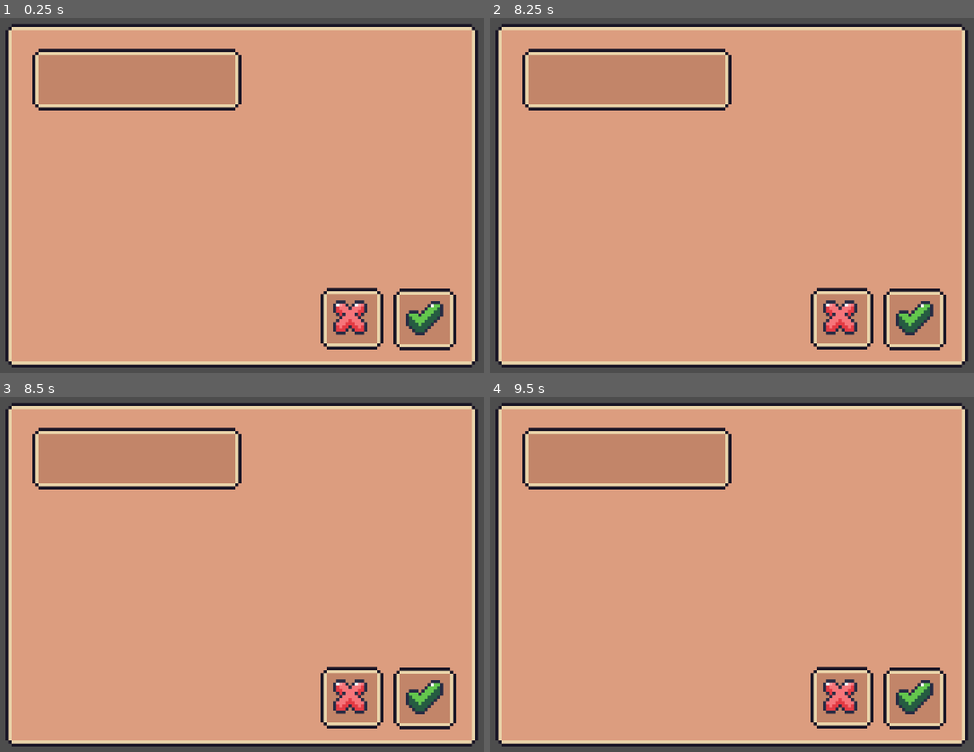
Above: before the commit, frames 1-4 (two rows, left to right).
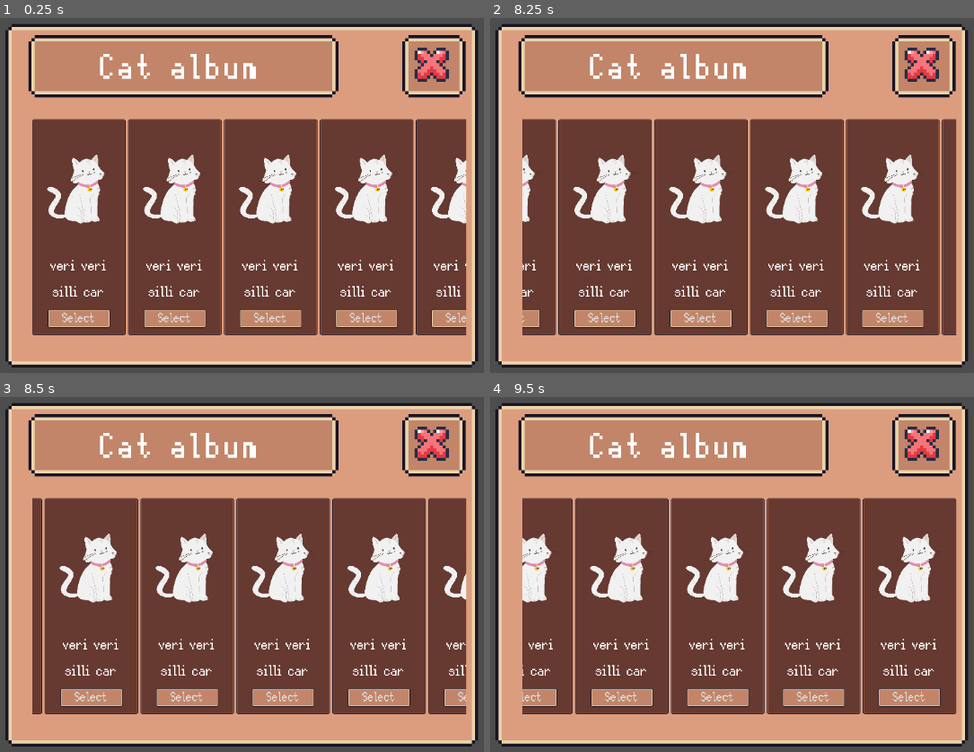
Above: after the commit, the same moments.

Repository: Mikihero/cozy-cat-resort
Game: Godot game, scene res://Scenes/cat_album.tscn
Two runs of this game, one before a commit and one after it. Both use one fixed random seed, a clock stepped at 60 frames per second and the inputs below. Before the commit the project starts from res://Scenes/examples/rects.tscn.
Inputs (mouse positions are in pixels of both pictures, inside the frame that each line leads up to; where the layout moved, square brackets give the same spot in the first picture):
- Up to frame 1 (0.25 s): no input
- Up to frame 2 (8.25 s): click (925, 67) [843, 319] at 0.5 s; click (567, 319) [625, 78] at 1.25 s; click (915, 319) at 2.02 s; click (915, 319) at 2.77 s; click (567, 319) [625, 78] at 3.5 s; click (915, 319) at 4.27 s; click (567, 319) [625, 78] at 5 s; tap Enter at 5.75, 7.25 s; move the mouse to (886, 181) at 5.77 s; click (886, 181) at 5.92 s; tap Space at 6.5, 8 s; drag from (586, 223) to (693, 284) at 6.52 s; move the mouse to (799, 113) at 7.27 s; click (799, 113) at 7.42 s; drag from (693, 284) to (514, 142) at 8.02 s
- Up to frame 3 (8.5 s): no input
- Up to frame 4 (9.5 s): move the mouse to (944, 641) at 8.77 s; click (944, 641) at 8.92 s

The runs differ from the first frame. In frame 1, 66% of the frame differs, in the area x 5-97%, y 4-94%; in frame 2, 65%; in frame 3, 65%; in frame 4, 66%.

Commit message:
added working scroll

Diff:
--- /dev/null
+++ b/Scenes/album_background.gd
@@ -0,0 +1,6 @@
+extends Sprite2D
+
+func _ready() -> void:
+	var target_size = Vector2(384, 216)
+	var texture_size = $Background.texture.get_size()
+	scale = target_size / texture_size
--- /dev/null
+++ b/Scenes/cat_album.tscn
@@ -0,0 +1,117 @@
+[gd_scene load_steps=11 format=3 uid="uid://bycvbl6062x44"]
+
+[ext_resource type="Script" uid="uid://dyobabpohs3fe" path="res://Scripts/album.gd" id="1_g6llf"]
+[ext_resource type="Texture2D" uid="uid://d2pt3shydhe8b" path="res://Assets/ui/simple-background.png" id="2_bfts0"]
+[ext_resource type="StyleBox" uid="uid://ykbqjul20drt" path="res://Assets/ui/styles/simple-basic.tres" id="3_pdpnd"]
+[ext_resource type="StyleBox" uid="uid://douabvrad66ov" path="res://Assets/ui/styles/brown-pressed.tres" id="4_6vwvs"]
+[ext_resource type="Texture2D" uid="uid://bd2458fnbm0dl" path="res://Assets/ui/cancel.png" id="5_f75t2"]
+[ext_resource type="PackedScene" uid="uid://dcy051y6hstrs" path="res://Scenes/character_card.tscn" id="6_6vwvs"]
+[ext_resource type="Script" uid="uid://d3moxxpqercvg" path="res://Scenes/scroll_container.gd" id="6_whfmd"]
+[ext_resource type="Texture2D" uid="uid://difnkfoip1rio" path="res://Placeholders/cat.png" id="7_f75t2"]
+
+[sub_resource type="StyleBoxTexture" id="StyleBoxTexture_whfmd"]
+
+[sub_resource type="FontVariation" id="FontVariation_pdpnd"]
+spacing_glyph = 1
+spacing_bottom = -5
+
+[node name="Node2D" type="Node2D"]
+script = ExtResource("1_g6llf")
+
+[node name="simpleBackground" type="NinePatchRect" parent="."]
+offset_left = 199.0
+offset_top = 37.000004
+offset_right = 350.8
+offset_bottom = 147.4
+scale = Vector2(5, 5)
+texture = ExtResource("2_bfts0")
+region_rect = Rect2(0, 0, 21, 21)
+patch_margin_left = 2
+patch_margin_top = 2
+patch_margin_right = 2
+patch_margin_bottom = 2
+
+[node name="exampleCancelIconButton" type="Button" parent="."]
+offset_left = 836.0
+offset_top = 55.00006
+offset_right = 856.4
+offset_bottom = 75.00006
+scale = Vector2(5, 5)
+theme_override_styles/normal = ExtResource("3_pdpnd")
+theme_override_styles/normal_mirrored = ExtResource("3_pdpnd")
+theme_override_styles/pressed = ExtResource("4_6vwvs")
+theme_override_styles/pressed_mirrored = ExtResource("4_6vwvs")
+theme_override_styles/hover = ExtResource("3_pdpnd")
+theme_override_styles/hover_mirrored = ExtResource("3_pdpnd")
+theme_override_styles/hover_pressed = ExtResource("4_6vwvs")
+theme_override_styles/hover_pressed_mirrored = ExtResource("4_6vwvs")
+theme_override_styles/disabled = ExtResource("3_pdpnd")
+theme_override_styles/disabled_mirrored = ExtResource("3_pdpnd")
+theme_override_styles/focus = SubResource("StyleBoxTexture_whfmd")
+icon = ExtResource("5_f75t2")
+icon_alignment = 1
+
+[node name="Label" type="Label" parent="."]
+offset_left = 236.00002
+offset_top = 55.0
+offset_right = 335.59998
+offset_bottom = 75.0
+scale = Vector2(5, 5)
+theme_override_fonts/font = SubResource("FontVariation_pdpnd")
+theme_override_font_sizes/font_size = 16
+theme_override_styles/normal = ExtResource("3_pdpnd")
+theme_override_styles/focus = ExtResource("3_pdpnd")
+text = "Cat album"
+horizontal_alignment = 1
+vertical_alignment = 1
+clip_text = true
+
+[node name="ScrollContainer" type="ScrollContainer" parent="."]
+offset_left = 242.0
+offset_top = 188.0
+offset_right = 939.0
+offset_bottom = 558.0
+follow_focus = true
+horizontal_scroll_mode = 3
+vertical_scroll_mode = 0
+script = ExtResource("6_whfmd")
+
+[node name="HBoxContainer" type="HBoxContainer" parent="ScrollContainer"]
+custom_minimum_size = Vector2(0, 300)
+layout_mode = 2
+alignment = 1
+
+[node name="PanelContainer" parent="ScrollContainer/HBoxContainer" instance=ExtResource("6_6vwvs")]
+layout_mode = 2
+character_name = "veri veri silli car"
+character_image = ExtResource("7_f75t2")
+
+[node name="PanelContainer2" parent="ScrollContainer/HBoxContainer" instance=ExtResource("6_6vwvs")]
+layout_mode = 2
+character_name = "veri veri silli car"
+character_image = ExtResource("7_f75t2")
+
+[node name="PanelContainer3" parent="ScrollContainer/HBoxContainer" instance=ExtResource("6_6vwvs")]
+layout_mode = 2
+character_name = "veri veri silli car"
+character_image = ExtResource("7_f75t2")
+
+[node name="PanelContainer4" parent="ScrollContainer/HBoxContainer" instance=ExtResource("6_6vwvs")]
+layout_mode = 2
+character_name = "veri veri silli car"
+character_image = ExtResource("7_f75t2")
+
+[node name="PanelContainer5" parent="ScrollContainer/HBoxContainer" instance=ExtResource("6_6vwvs")]
+layout_mode = 2
+character_name = "veri veri silli car"
+character_image = ExtResource("7_f75t2")
+
+[node name="PanelContainer6" parent="ScrollContainer/HBoxContainer" instance=ExtResource("6_6vwvs")]
+layout_mode = 2
+character_name = "veri veri silli car"
+character_image = ExtResource("7_f75t2")
+
+[node name="PanelContainer7" parent="ScrollContainer/HBoxContainer" instance=ExtResource("6_6vwvs")]
+layout_mode = 2
+character_name = "veri veri silli car"
+character_image = ExtResource("7_f75t2")
--- /dev/null
+++ b/Scenes/character_card.gd
@@ -0,0 +1,13 @@
+extends PanelContainer
+
+@export var character_name: String = ""
+@export var character_image: Texture2D
+
+@onready var img = $MarginContainer/VBoxContainer/CatImg
+@onready var cat_name = $MarginContainer/VBoxContainer/CatName
+
+
+func _ready():
+	cat_name.text = character_name
+	if character_image:
+		img.texture = character_image
--- /dev/null
+++ b/Scenes/character_card.tscn
@@ -0,0 +1,70 @@
+[gd_scene load_steps=7 format=3 uid="uid://dcy051y6hstrs"]
+
+[ext_resource type="StyleBox" uid="uid://douabvrad66ov" path="res://Assets/ui/styles/brown-pressed.tres" id="1_mqkav"]
+[ext_resource type="Script" uid="uid://cpqfkeqj56h5k" path="res://Scenes/character_card.gd" id="1_osmlc"]
+[ext_resource type="StyleBox" uid="uid://ykbqjul20drt" path="res://Assets/ui/styles/simple-basic.tres" id="3_jj6vb"]
+
+[sub_resource type="FontVariation" id="FontVariation_ijp7v"]
+spacing_bottom = -1
+
+[sub_resource type="FontVariation" id="FontVariation_jj6vb"]
+spacing_bottom = -8
+
+[sub_resource type="StyleBoxTexture" id="StyleBoxTexture_2mxqi"]
+
+[node name="PanelContainer" type="PanelContainer"]
+custom_minimum_size = Vector2(150, 200)
+offset_right = 150.0
+offset_bottom = 323.0
+scale = Vector2(5, 5)
+mouse_filter = 1
+theme_override_styles/panel = ExtResource("1_mqkav")
+script = ExtResource("1_osmlc")
+
+[node name="MarginContainer" type="MarginContainer" parent="."]
+layout_mode = 2
+theme_override_constants/margin_left = 10
+theme_override_constants/margin_top = 10
+theme_override_constants/margin_right = 10
+theme_override_constants/margin_bottom = 10
+
+[node name="VBoxContainer" type="VBoxContainer" parent="MarginContainer"]
+layout_mode = 2
+
+[node name="CatImg" type="TextureRect" parent="MarginContainer/VBoxContainer"]
+custom_minimum_size = Vector2(75, 200)
+layout_mode = 2
+expand_mode = 1
+stretch_mode = 5
+
+[node name="Spacer" type="Control" parent="MarginContainer/VBoxContainer"]
+layout_mode = 2
+size_flags_vertical = 3
+
+[node name="CatName" type="Label" parent="MarginContainer/VBoxContainer"]
+layout_mode = 2
+size_flags_vertical = 8
+theme_override_fonts/font = SubResource("FontVariation_ijp7v")
+theme_override_font_sizes/font_size = 35
+horizontal_alignment = 1
+autowrap_mode = 3
+
+[node name="exampleTextButton" type="Button" parent="MarginContainer/VBoxContainer"]
+custom_minimum_size = Vector2(100, 0)
+layout_mode = 2
+size_flags_horizontal = 4
+theme_override_fonts/font = SubResource("FontVariation_jj6vb")
+theme_override_font_sizes/font_size = 30
+theme_override_styles/normal = ExtResource("3_jj6vb")
+theme_override_styles/normal_mirrored = ExtResource("3_jj6vb")
+theme_override_styles/pressed = ExtResource("1_mqkav")
+theme_override_styles/pressed_mirrored = ExtResource("1_mqkav")
+theme_override_styles/hover = ExtResource("3_jj6vb")
+theme_override_styles/hover_mirrored = ExtResource("3_jj6vb")
+theme_override_styles/hover_pressed = ExtResource("1_mqkav")
+theme_override_styles/hover_pressed_mirrored = ExtResource("1_mqkav")
+theme_override_styles/disabled = ExtResource("3_jj6vb")
+theme_override_styles/disabled_mirrored = ExtResource("3_jj6vb")
+theme_override_styles/focus = SubResource("StyleBoxTexture_2mxqi")
+text = "Select"
+icon_alignment = 1
--- /dev/null
+++ b/Scenes/scroll_container.gd
@@ -0,0 +1,5 @@
+extends ScrollContainer
+
+func _gui_input(event):
+	if event is InputEventScreenDrag:
+		accept_event()
--- /dev/null
+++ b/Scripts/album.gd
@@ -0,0 +1 @@
+extends Node2D
--- a/project.godot
+++ b/project.godot
@@ -11,7 +11,7 @@
 [application]
 
 config/name="cozy cat resort"
-run/main_scene="uid://bb00m10lkwj2b"
+run/main_scene="uid://bycvbl6062x44"
 config/features=PackedStringArray("4.5", "Mobile")
 config/icon="res://icon.svg"
 
@@ -23,6 +23,10 @@
 
 theme/custom_font="uid://bshut8qxqe6ct"
 
+[input_devices]
+
+pointing/emulate_touch_from_mouse=true
+
 [rendering]
 
 textures/canvas_textures/default_texture_filter=0
Binary file added: Placeholders/cat.png
Not shown, added: Placeholders/cat.png.import
Not shown, added: Scenes/album_background.gd.uid
Not shown, added: Scenes/character_card.gd.uid
Not shown, added: Scenes/scroll_container.gd.uid
Not shown, added: Scripts/album.gd.uid
Not shown, changed: fonts/Silver.ttf.import
